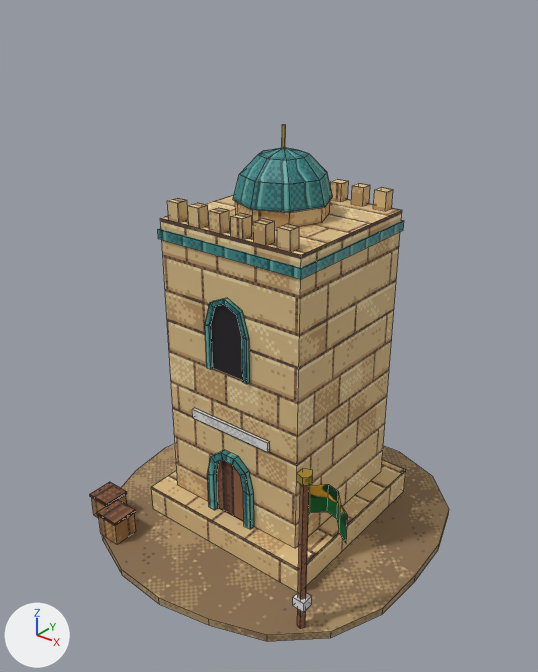
What one commit did to the Blender file art_source/blender/saracens/watch_tower.blend.
One viewpoint serves both versions: a 50 mm camera at (4.11, -5.24, 5.38) aimed at (0.03, -0.14, 2.22). The axes (+X, +Y, +Z) are drawn at lower left. The lights are the same throughout. The older version comes first. Mesh edges are drawn as thin lines.

Before the edit, the objects in view are built like this:
```python
me_saracens_watch_tower = bpy.data.meshes.new('saracens_watch_tower')
me_saracens_watch_tower.from_pydata(...)  # 820 vertices, 224 faces; spans x -1.75..1.75, y -1.77..1.76, z 0.0..4.19
me_saracens_watch_tower.materials.append(mat_pe_dirt)  # picture img_pe_dirt
me_saracens_watch_tower.materials.append(mat_pe_sandstone)  # picture img_pe_sandstone
me_saracens_watch_tower.materials.append(mat_pe_tileteal)  # picture img_pe_tileteal
me_saracens_watch_tower.materials.append(mat_pe_window)  # picture img_pe_window
me_saracens_watch_tower.materials.append(mat_team_trim)  # picture img_team_trim
me_saracens_watch_tower.materials.append(mat_pe_gold)  # picture img_pe_gold
me_saracens_watch_tower.materials.append(mat_pe_wooddark)  # picture img_pe_wooddark
me_saracens_watch_tower.materials.append(mat_pe_banner_saracens)  # picture img_banner_saracens_png
me_saracens_watch_tower.materials.append(mat_pe_woodlight)  # picture img_pe_woodlight
ob_saracens_watch_tower = bpy.data.objects.new('saracens_watch_tower', me_saracens_watch_tower)
ob_saracens_watch_tower.location = (0.0, 0.0, 0.0)
```
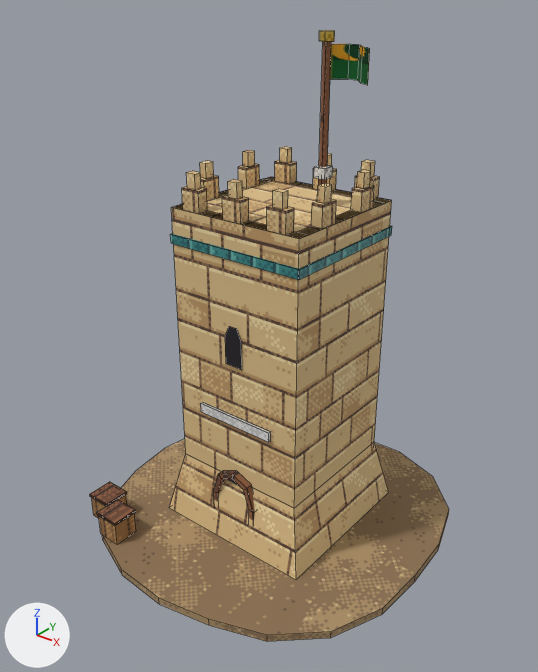
Patch to the scene script:
```diff
--- a/art_source/blender/saracens/watch_tower.blend.py
+++ b/art_source/blender/saracens/watch_tower.blend.py
@@ me_saracens_watch_tower @@
 # used by ob_saracens_watch_tower; location = (0.0, 0.0, 0.0)
-me_saracens_watch_tower.from_pydata(...)  # 820 vertices, 224 faces; spans x -1.75..1.75, y -1.77..1.76, z 0.0..4.19
+me_saracens_watch_tower.from_pydata(...)  # 658 vertices, 225 faces; spans x -1.75..1.75, y -1.77..1.76, z 0.0..4.96
+# me_saracens_watch_tower part 1: the loose piece of 7 vertices spanning x -0.2..0.2, y -0.71, z 2.03..2.75 is scaled about its middle by (1.05, 1, 1.04), then moved by (0.0, 0.07, -1.94)
+# me_saracens_watch_tower part 2: the loose piece of 4 vertices spanning x -0.8..0.8, y -0.7, z 0.38..3.38 is rebuilt with 4 vertices and now spans x -0.73..0.73, y -0.62, z 0.08..3.48
+# me_saracens_watch_tower part 3: the loose piece of 4 vertices spanning x 0.8, y -0.7..0.9, z 0.38..3.38 is rebuilt with 4 vertices and now spans x 0.73, y -0.62..0.82, z 0.08..3.48
+# me_saracens_watch_tower part 4: 145 loose pieces with 605 vertices, spanning x -1.0..1.74, y -1.32..1.1, z 0.08..4.19, are deleted
+# me_saracens_watch_tower part 5: 32 vertices removed from x -0.82..0.82, y -0.72..0.92, z 3.18..3.93; 383 vertices added at x -0.74..0.79, y -0.64..0.84, z 2.08..4.96
+# me_saracens_watch_tower part 6: 12 vertices removed from x -0.28..0.2, y -0.76..-0.7, z 0.38..1.07; 104 vertices added at x -0.88..0.88, y -0.77..0.98, z 0.08..1.53
+# other edits to the shape of me_saracens_watch_tower do not show in these pictures
 me_saracens_watch_tower.materials.append(mat_pe_dirt)
```

Changed parts and their boxes [x1, y1, x2, y2] in the pictures (538 x 672 px; the box of a moved part takes in the faces that stretch with it):
'saracens_watch_tower', reshaped (18% taller)
    before: [90, 124, 449, 642]
    after: [90, 30, 449, 642]
part 1 of me_saracens_watch_tower, moved or reshaped (mostly hidden afterwards)
    before: [211, 305, 243, 380]
    after: [226, 479, 239, 486]
part 2 of me_saracens_watch_tower, rebuilt
    before: [160, 218, 301, 548]
    after: [171, 207, 299, 508]
part 3 of me_saracens_watch_tower, rebuilt
    before: [295, 210, 402, 549]
    after: [294, 200, 392, 509]
part 4 of me_saracens_watch_tower, deleted
    before: [151, 124, 406, 629]
part 5 of me_saracens_watch_tower, reshaped
    before: [158, 154, 330, 279]
    after: [171, 30, 392, 370]
part 6 of me_saracens_watch_tower, cut back
    before: [217, 460, 244, 522]
    after: [170, 402, 388, 580]
